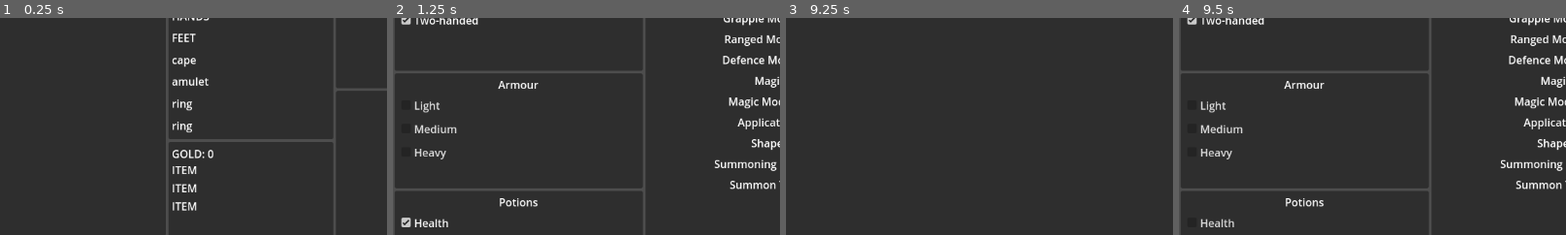
Above: before the commit, frames 1-4 (left to right).
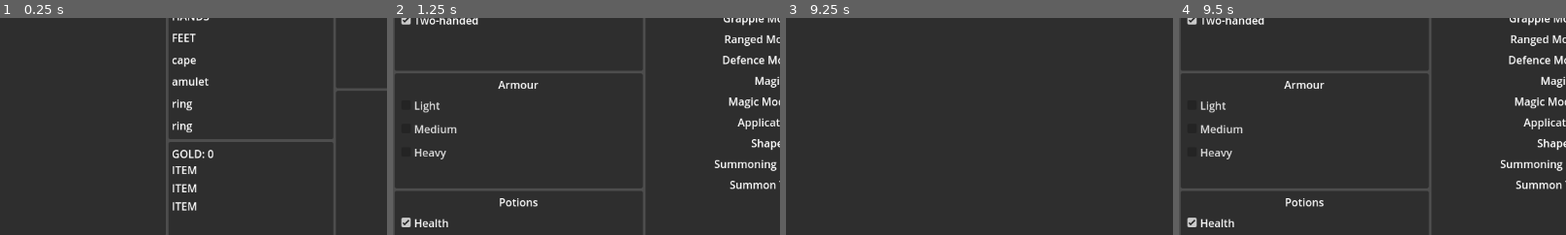
Above: after the commit, the same moments.

Repository: V-ktor/RNG-quest
Game: Godot game, scene res://gui/main.tscn
Same seed, same stepped clock (60 frames per second), same inputs: the game is played once before the commit and once after it. This scene is started directly instead of the project's main scene.
Inputs:
- Up to frame 1 (0.25 s): no input
- Up to frame 2 (1.25 s): click "Options" at 0.5 s
- Up to frame 3 (9.25 s): click "Action" at 1.25 s; click "Summary" at 2 s; click "Action" at 2.75 s; click "Summary" at 3.5 s; click "Action" at 4.25 s; click "Summary" at 5 s; tap Enter at 5.75, 7.25, 8.75 s; hold A (show_action) 5.78-6.53 s; tap Space at 6.5, 8 s; tap S (show_summary) at 6.6, 8.1 s; hold A (show_action) 7.28-8.03 s; hold A (show_action) from 8.78 s (still down)
- Up to frame 4 (9.5 s): keep holding A (show_action); tap O (show_options) at 9.4 s
The pictures show only the part of the screen within x 35-85%, y 34-84%; the shares and areas given below are measured in that part.

Frames 1-3 are identical in both runs. In frame 4, 0.2% of the frame differs, in the area x 2-15%, y 91-97%.
Error before the commit: Invalid access to property or key 'valid_weapon_subtypes' on a base object of type 'Nil'. (res://gui/main.gd:3301)
Error after the commit: Invalid access to property or key 'valid_weapon_subtypes' on a base object of type 'Nil'. (res://gui/main.gd:3279)

Commit message:
Fixed preference display bug.

Diff:
--- a/gui/main.gd
+++ b/gui/main.gd
@@ -2957,40 +2957,18 @@
 	$HBoxContainer/VBoxContainer7.show()
 	$HBoxContainer/VBoxContainer8.hide()
 
-	for i in range(4):
-		get_node("HBoxContainer/VBoxContainer6/WeaponPreference/VBoxContainer1/CheckBox"+str(i)).button_pressed = false
-	for i in range(3):
-		get_node("HBoxContainer/VBoxContainer6/ArmourPreference/VBoxContainer1/CheckBox"+str(i)).button_pressed = false
-	for i in range(3):
-		get_node("HBoxContainer/VBoxContainer6/PotionPreference/VBoxContainer1/CheckBox"+str(i)).button_pressed = false
-	for k in player_weapon_types:
-		match k:
-			"melee":
-				$HBoxContainer/VBoxContainer6/WeaponPreference/VBoxContainer1/CheckBox0.button_pressed = true
-			"ranged":
-				$HBoxContainer/VBoxContainer6/WeaponPreference/VBoxContainer1/CheckBox1.button_pressed = true
-			"magic":
-				$HBoxContainer/VBoxContainer6/WeaponPreference/VBoxContainer1/CheckBox2.button_pressed = true
-			"shield":
-				$HBoxContainer/VBoxContainer6/WeaponPreference/VBoxContainer1/CheckBox3.button_pressed = true
+	$HBoxContainer/VBoxContainer6/WeaponPreference/VBoxContainer1/CheckBox0.button_pressed = "melee" in player_weapon_types
+	$HBoxContainer/VBoxContainer6/WeaponPreference/VBoxContainer1/CheckBox1.button_pressed = "ranged" in player_weapon_types
+	$HBoxContainer/VBoxContainer6/WeaponPreference/VBoxContainer1/CheckBox2.button_pressed = "magic" in player_weapon_types
+	$HBoxContainer/VBoxContainer6/WeaponPreference/VBoxContainer1/CheckBox3.button_pressed = "shield" in player_weapon_types
 	$HBoxContainer/VBoxContainer6/WeaponPreference/VBoxContainer1/CheckBox4.button_pressed = weapon_1h_alowed
 	$HBoxContainer/VBoxContainer6/WeaponPreference/VBoxContainer1/CheckBox5.button_pressed = weapon_2h_alowed
-	for k in player_armour_types:
-		match k:
-			"light":
-				$HBoxContainer/VBoxContainer6/ArmourPreference/VBoxContainer1/CheckBox0.button_pressed = true
-			"medium":
-				$HBoxContainer/VBoxContainer6/ArmourPreference/VBoxContainer1/CheckBox1.button_pressed = true
-			"heavy":
-				$HBoxContainer/VBoxContainer6/ArmourPreference/VBoxContainer1/CheckBox2.button_pressed = true
-	for k in valid_potion_types:
-		match k:
-			"health":
-				$HBoxContainer/VBoxContainer6/PotionPreference/VBoxContainer1/CheckBox0.button_pressed = true
-			"stamina":
-				$HBoxContainer/VBoxContainer6/PotionPreference/VBoxContainer1/CheckBox1.button_pressed = true
-			"mana":
-				$HBoxContainer/VBoxContainer6/PotionPreference/VBoxContainer1/CheckBox2.button_pressed = true
+	$HBoxContainer/VBoxContainer6/ArmourPreference/VBoxContainer1/CheckBox0.button_pressed = "light" in player_armour_types
+	$HBoxContainer/VBoxContainer6/ArmourPreference/VBoxContainer1/CheckBox1.button_pressed = "medium" in player_armour_types
+	$HBoxContainer/VBoxContainer6/ArmourPreference/VBoxContainer1/CheckBox2.button_pressed = "heavy" in player_armour_types
+	$HBoxContainer/VBoxContainer6/PotionPreference/VBoxContainer1/CheckBox0.button_pressed = "health" in valid_potion_types
+	$HBoxContainer/VBoxContainer6/PotionPreference/VBoxContainer1/CheckBox1.button_pressed = "stamina" in valid_potion_types
+	$HBoxContainer/VBoxContainer6/PotionPreference/VBoxContainer1/CheckBox2.button_pressed = "mana" in valid_potion_types
 
 	for a in player.abilities.keys():
 		if Skills.ABILITY_MODULES.has(a):
